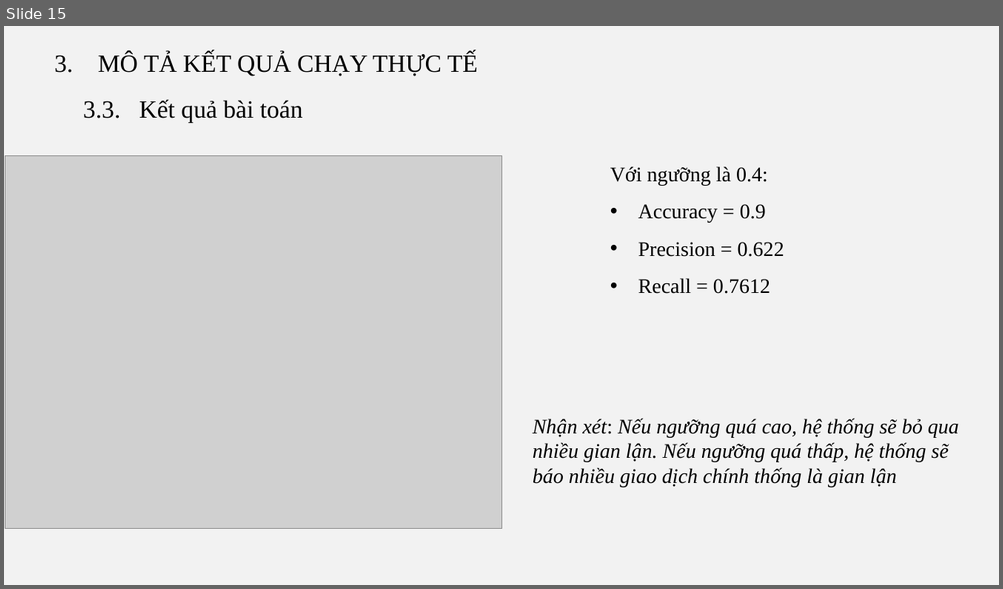
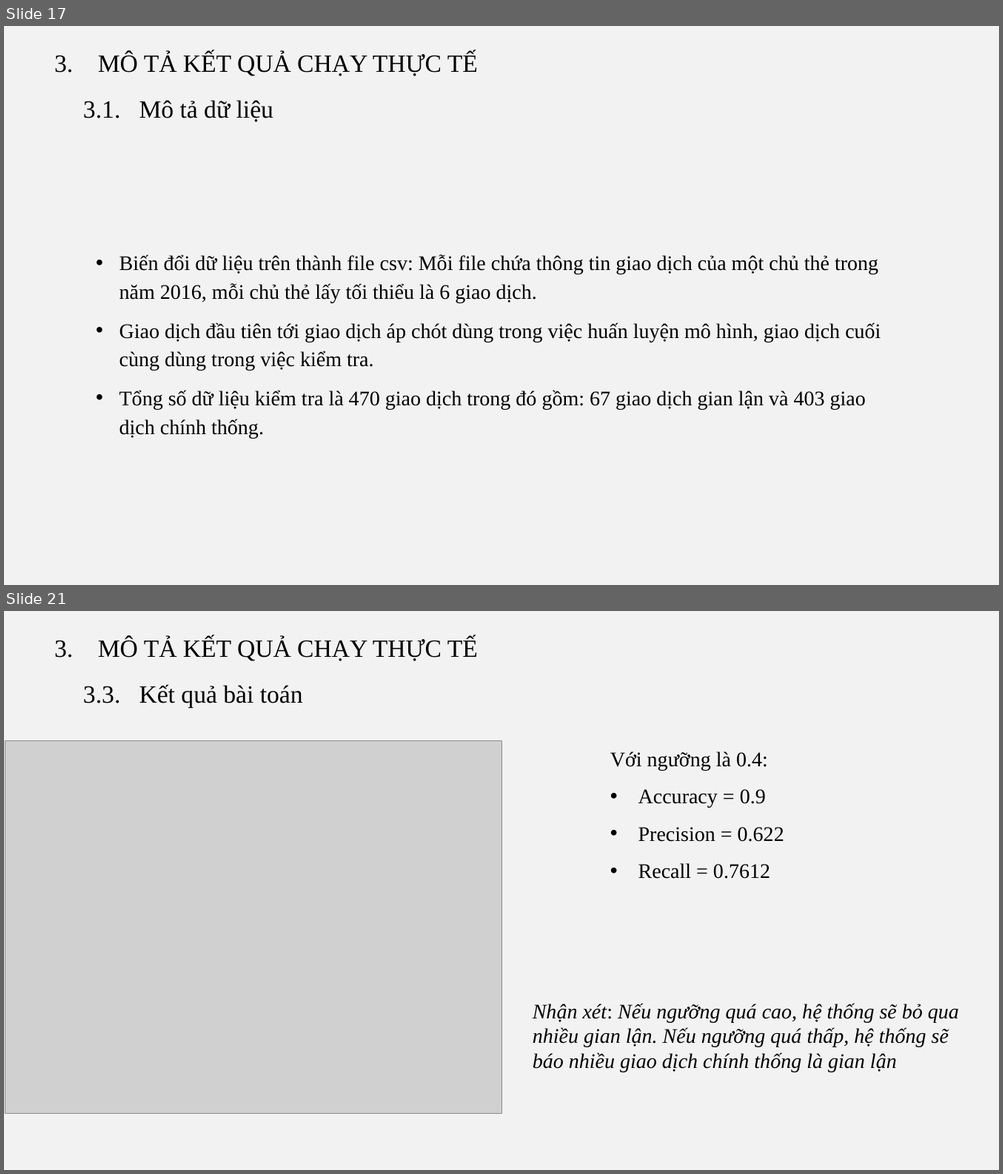
Before and after one commit to vulinh48936/bao_cao_mo_hinh_ngau_nhien, a slide deck: Slide/HMM.pptx. Shown one above the other, each under a label of ours: slide 15 before the commit, slides 17 and 21 after it; the slides between them are not shown. The pictures are 1003x589 and 1003x1174 pixels, drawn with LibreOffice and Linux fonts; fonts in the diff are those of the drawing; grey boxes stand for pictures. Boxes give left, top, right and bottom in pixels: in the first picture for what was removed or moved away, otherwise in the second. Text is boxed around its words. In the diff, an @@ line names an element or a change of style, - is before the commit and + after.

```diff
--- a/Slide/HMM.pptx
+++ b/Slide/HMM.pptx
@@ slide 17 added at box(4, 26, 999, 585), background #F2F2F2 @@
@@ text added at box(54, 52, 478, 76), 24 pt, text #000000 @@
+3. MÔ TẢ KẾT QUẢ CHẠY THỰC TẾ
@@ text added at box(83, 100, 273, 122), 24 pt, text #000000 @@
+3.1. Mô tả dữ liệu
@@ text added at box(119, 255, 880, 438), 20 pt, text #000000 @@
+• Biến đổi dữ liệu trên thành file csv: Mỗi file chứa thông tin giao dịch của một chủ thẻ trong năm 2016, mỗi chủ thẻ lấy tối thiểu là 6 giao dịch.
+• Giao dịch đầu tiên tới giao dịch áp chót dùng trong việc huấn luyện mô hình, giao dịch cuối cùng dùng trong việc kiểm tra.
+• Tổng số dữ liệu kiểm tra là 470 giao dịch trong đó gồm: 67 giao dịch gian lận và 403 giao dịch chính thống.
@@ what was slide 15 is now slide 21 @@
```
Also in this commit, not shown: 7 slides changed, 6 other slides added, 6 other files.
